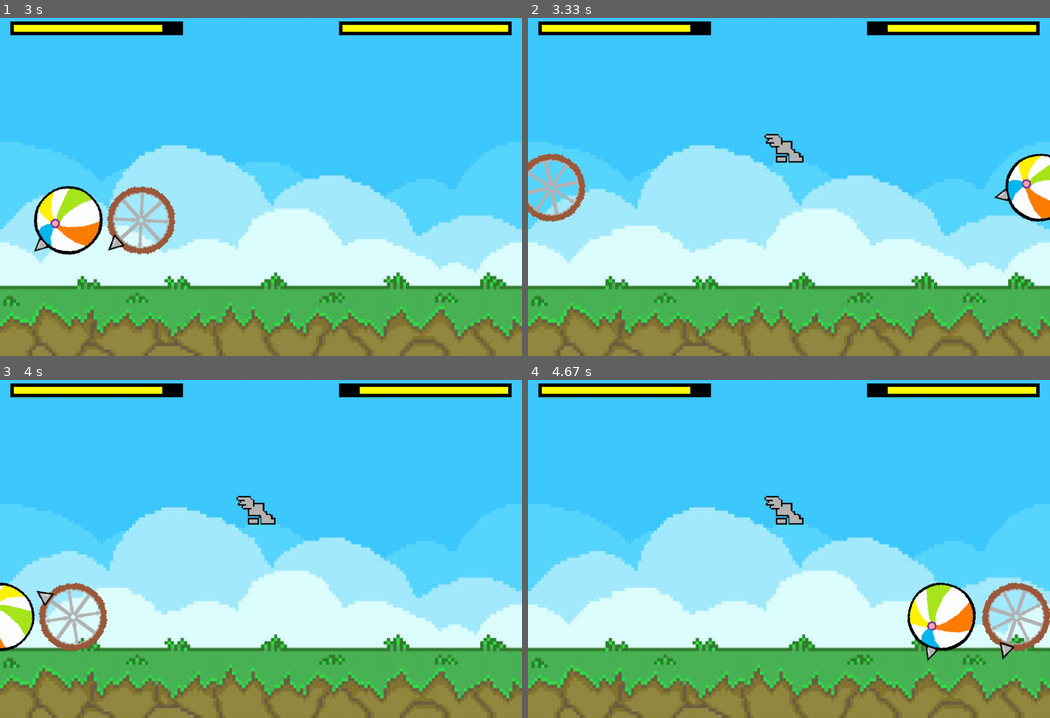
Above: before the commit, frames 1-4 (two rows, left to right).
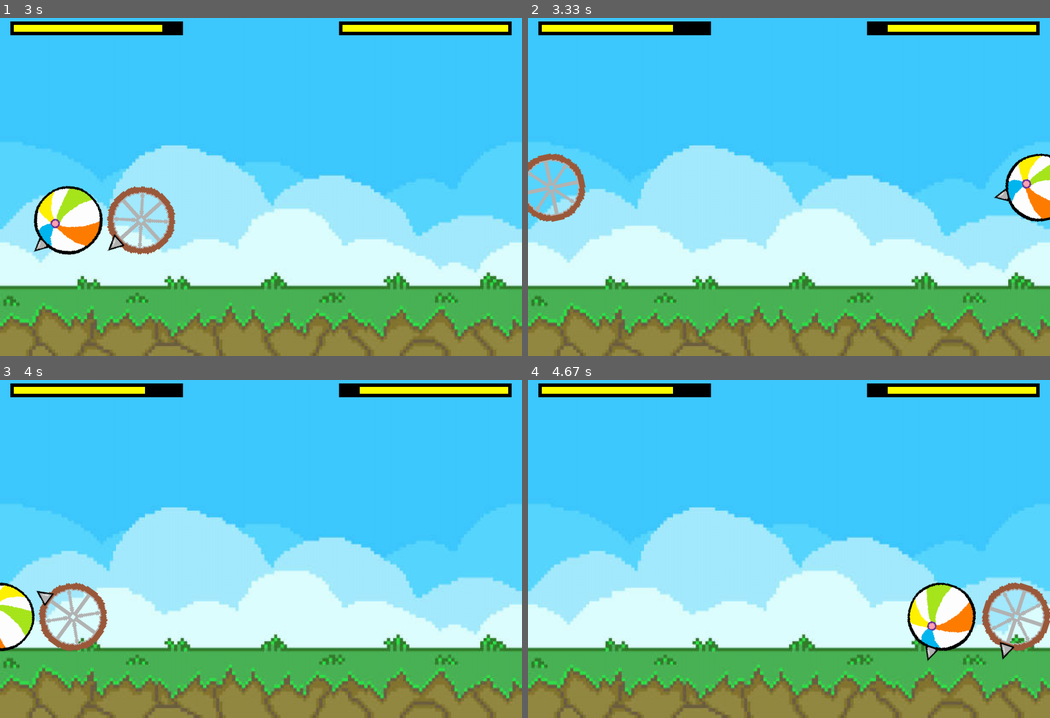
Above: after the commit, the same moments.

Repository: nikobross/Deppecycloid-Pygame
Game: pygame game, started from main.py
The game is run twice, just before and just after one commit, with the same random seed, the same clock (stepped at 60 frames per second) and the same inputs.
Inputs:
- Up to frame 1 (3 s): hold Up 0.33-0.8 s; hold Right 0.83-1.47 s; hold D 0.83-1.47 s; hold Down 1.5-1.87 s; hold S 1.5-1.87 s; hold Left 1.9-2.37 s; hold A 1.9-2.37 s; hold Right 2.4-2.87 s; hold D 2.4-2.87 s; hold Up from 2.9 s (still down); hold W from 2.9 s (still down)
- Up to frame 2 (3.33 s): release Up at 3.2 s; release W at 3.2 s; hold Right from 3.23 s (still down); hold D from 3.23 s (still down)
- Up to frame 3 (4 s): release Right at 3.7 s; release D at 3.7 s; hold Left from 3.73 s (still down); hold A from 3.73 s (still down)
- Up to frame 4 (4.67 s): release Left at 4.27 s; release A at 4.27 s; hold Left from 4.63 s (still down); hold A from 4.63 s (still down)

Frame 1 is identical in both runs. In frame 2, 0.4% of the frame differs, in the area x 27-53%, y 1-43%; in frame 3, 0.4%; in frame 4, 0.4%.

Commit message:
added new collision detection and double spike powerup

Diff:
--- a/main.py
+++ b/main.py
@@ -14,9 +14,6 @@
 window_height = config.window_height
 ground_height = config.ground_height
 
-health1 = 500
-health2 = 500
-
 max_health = 500
 
 powerups_to_draw = []
@@ -56,8 +53,8 @@
 
 def check_player_spike_collisions(player1, player2):
 
-    global health1
-    global health2
+    # global health1
+    # global health2
     global add_powerup
 
     rad1 = player1.radius
@@ -86,25 +83,47 @@
     if distance1 < rad1 * 2:
         reset_players()
         add_powerup = True
-        health2 -= 50
+        player2.got_hit()
 
     if distance2 < rad2 * 2:
         reset_players()
         add_powerup = True
-        health1 -= 50
+        player1.got_hit()
+
+def check_player_spike_collisions_remake(player1, player2):
+
+    global add_powerup
+
+    player_pairs = [(player1, player2), (player2, player1)]
+
+    rad = player1.radius
+
+    for player1, player2 in player_pairs:
+
+        x2 = player2.circle_x
+        y2 = player2.circle_y
+
+        for spike_pair in player1.spikes_on_screen:
+            spike_x = spike_pair[0]
+            spike_y = spike_pair[1]
+
+            dx = spike_x - x2
+            dy = spike_y - y2
+
+            distance = math.sqrt(dx * dx + dy * dy)
+
+            if distance < rad * 2:
+                reset_players()
+                add_powerup = True
+                player2.got_hit()
 
 def render_scores():
-    # score1_text = font_big.render(str(score1), True, (255, 255, 255))
-    # score2_text = font_big.render(str(score2), True, (255, 255, 255))
-
-    # window.blit(score1_text, (10, 10))
-    # window.blit(score2_text, (window_width - score2_text.get_width() - 10, 10))
 
     pygame.draw.rect(window, (0, 0, 0), (30, 10, max_health, 40))  # Health bar for player1
     pygame.draw.rect(window, (0, 0, 0), (window_width - max_health - 30, 10, max_health, 40))
 
-    pygame.draw.rect(window, (255, 255, 0), (40, 20, health1 - 20, 20))  # Health bar for player1
-    pygame.draw.rect(window, (255, 255, 0), (window_width - health2 - 20, 20, health2 - 20, 20))
+    pygame.draw.rect(window, (255, 255, 0), (40, 20, player1.health - 20, 20))  # Health bar for player1
+    pygame.draw.rect(window, (255, 255, 0), (window_width - player2.health - 20, 20, player2.health - 20, 20))
 
 def reset_players():
     player1.set(player1.radius, window_height // 2)
@@ -112,10 +131,7 @@
 
 def game_over_check():
 
-    global health1
-    global health2
-
-    if health1 <= 0 or health2 <= 0:
+    if player1.health <= 0 or player2.health <= 0:
         restart_game = False
         powerups_to_draw.clear()
         while True:
@@ -128,8 +144,8 @@
                         pygame.quit()
                         sys.exit()
                     if event.key == pygame.K_r:
-                        health1 = 500
-                        health2 = 500
+                        player1.reset_health()
+                        player2.reset_health()
                         restart_game = True
                         break
                     elif event.key == pygame.K_q:
@@ -145,11 +161,11 @@
 
                 window.blit(end_screen_background, (square_x, square_y))
 
-                if health1 <= 0 and health2 <= 0:
+                if player1.health <= 0 and player2.health <= 0:
                     end_screen_message = "It's a tie! Press R to restart or Q to quit."
-                elif health1 <= 0:
+                elif player1.health <= 0:
                     end_screen_message = "Player 2 wins! Press R to restart or Q to quit."
-                elif health2 <= 0:
+                elif player2.health <= 0:
                     end_screen_message = "Player 1 wins! Press R to restart or Q to quit."
 
                 end_screen_text = font_small.render(end_screen_message, True, (255, 255, 255))
@@ -201,7 +217,7 @@
 
     check_player_collisions(player1, player2)
 
-    check_player_spike_collisions(player1, player2)
+    check_player_spike_collisions_remake(player1, player2)
 
     for powerup in powerups_to_draw:
         powerup.render(window)
@@ -221,7 +237,7 @@
     player2.render(window)
 
 
-    if (health1 + health2) % 3 == 0 and (health1 + health2) != 500:
+    if (player1.health + player2.health) % 3 == 0 and (player1.health + player2.health) != 500:
         if not powerup_on_screen and add_powerup:
             clear_powerups(player1, player2)
             powerup1 = Powerups()
--- a/powerups.py
+++ b/powerups.py
@@ -3,7 +3,7 @@
 import math
 import random
 
-powerups = ['speed', 'jump']
+powerups = ['speed', 'jump', 'spike']
 
 
 class Powerups:
@@ -20,8 +20,8 @@
             self.image = pygame.image.load('DoubleJump.png')
         # if self.type == 'shield':
         #     self.image = pygame.image.load('Shield.png')
-        # if self.type == 'spike':
-        #     self.image = pygame.image.load('Spike.png')
+        if self.type == 'spike':
+            self.image = pygame.image.load('Spike.png')
 
         self.image = pygame.transform.scale(self.image, (120, 120))
 
--- /dev/null
+++ b/test.py
@@ -0,0 +1,24 @@
+class Car:
+    def __init__(self, x, y):
+        self.x = x
+        self.y = y
+
+        self.list = [self.x, self.y]
+
+    def change_xy(self, x, y):
+        self.x = x
+        self.y = y
+
+    def __str__ (self):
+        string = str(self.x) + " " + str(self.y)
+        return string
+
+
+
+car1 = Car(10, 10)
+
+car1.change_xy(20, 20)
+
+print(car1.list)
+
+print(car1.x, car1.y)
--- a/wheel.py
+++ b/wheel.py
@@ -22,6 +22,8 @@
         self.rect.x = 0
         self.rect.y = 0
 
+        self.health = 500
+
         self.x_velocity = int(config.window_width * 0.012)
         self.rotation_velocity = 6
 
@@ -41,12 +43,21 @@
 
         self.active_powerups = []
 
+        self.double_spike = False
+
         self.angle_rad = math.radians(self.angle) + math.pi / 2
+        self.angle_rad2 = math.radians(self.angle) - math.pi / 2
 
         self.ground_pounding = False
 
         self.spike_x = self.circle_x + self.radius * math.cos(self.angle_rad) * 2.6
         self.spike_y = self.circle_y - self.radius * math.sin(self.angle_rad) * 2.6
+
+        self.spike_x2 = self.circle_x + self.radius * math.cos(self.angle_rad2) * 2.6
+        self.spike_y2 = self.circle_y - self.radius * math.sin(self.angle_rad2) * 2.6
+
+        self.spikes_on_screen = [(self.spike_x, self.spike_y)]
+
         self.spike_width = 5
 
     def rotate(self, angle):
@@ -61,12 +72,15 @@
                 self.rotation_velocity = 9
             if powerup == 'jump':
                 self.max_jumps = 2
+            if powerup == 'spike':
+                self.double_spike = True
 
-        self.move_spike()
+        self.move_spikes()
         self.rect = self.image.get_rect(center = (self.circle_x, self.circle_y))
         window.blit(self.image, self.rect.topleft)
 
-        #pygame.draw.line(window, (0, 0, 0), (self.circle_x, self.circle_y), (self.spike_x, self.spike_y), self.spike_width)
+        # pygame.draw.line(window, (0, 0, 0), (self.circle_x, self.circle_y), (self.spike_x, self.spike_y), self.spike_width)
+        # pygame.draw.line(window, (0, 0, 0), (self.circle_x, self.circle_y), (self.spike_x2, self.spike_y2), self.spike_width)
 
     def apply_gravity(self):
         self.circle_dy += self.gravity
@@ -99,12 +113,23 @@
         # self.image = pygame.transform.rotate(self.original_image, self.angle)
         # self.rect = self.image.get_rect(center=self.rect.center)
 
-    def move_spike(self):
+    def move_spikes(self):
 
         self.angle_rad = math.radians(self.angle) + math.pi / 2
 
         self.spike_x = self.circle_x + self.radius * math.cos(self.angle_rad) * 2.6
         self.spike_y = self.circle_y - self.radius * math.sin(self.angle_rad) * 2.6
+
+        if self.double_spike:
+            self.angle_rad2 = math.radians(self.angle) - math.pi / 2
+
+            self.spike_x2 = self.circle_x + self.radius * math.cos(self.angle_rad2) * 2.6
+            self.spike_y2 = self.circle_y - self.radius * math.sin(self.angle_rad2) * 2.6
+
+            self.spikes_on_screen = [(self.spike_x, self.spike_y), (self.spike_x2, self.spike_y2)]
+
+        else:
+            self.spikes_on_screen = [(self.spike_x, self.spike_y)]
 
     def jump(self):
         if self.jumps_remaining > 0:
@@ -140,7 +165,20 @@
         self.max_jumps = 1
         self.x_velocity = int(config.window_width * 0.012)
         self.rotation_velocity = 6
+        self.double_spike = False
 
     def change_size(self, width, height):
         self.radius = int(min(width, height) * 0.05)
         self.original_image = pygame.transform.scale(self.original_image, (int(self.radius*5.6), int(self.radius*5.6)))
+
+    def move_spike2(self):
+        self.angle_rad2 = math.radians(self.angle) - math.pi / 2
+
+        self.spike_x2 = self.circle_x + self.radius * math.cos(self.angle_rad2) * 2.6
+        self.spike_y2 = self.circle_y - self.radius * math.sin(self.angle_rad2) * 2.6
+
+    def got_hit(self):
+        self.health -= 50
+
+    def reset_health(self):
+        self.health = 500
